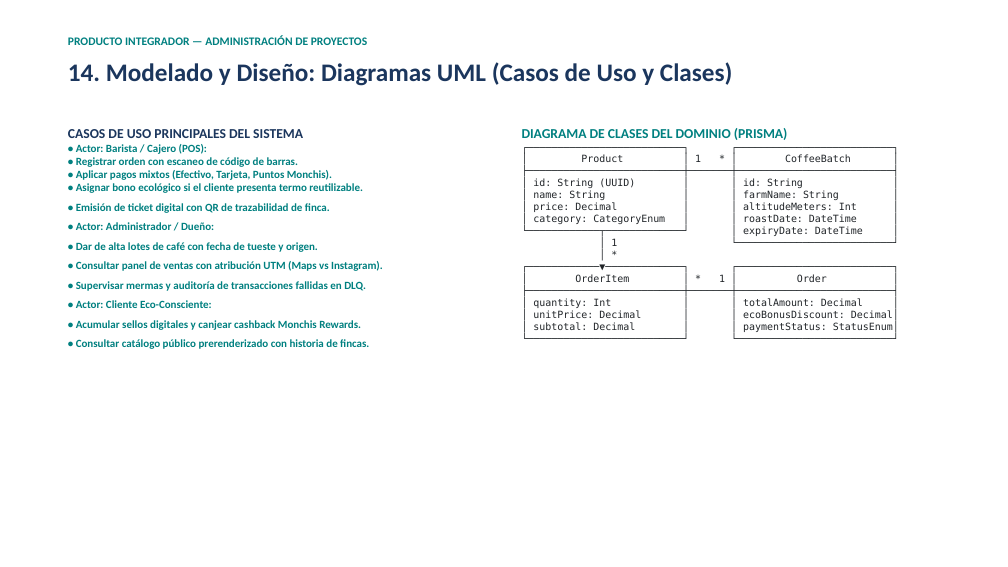
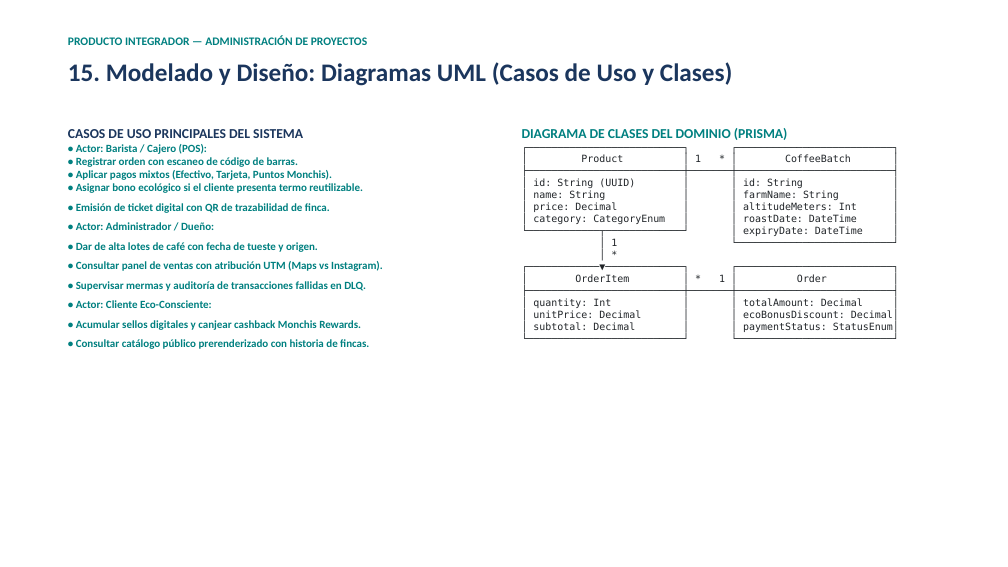
Before and after one commit to ErnestoFM/Proyecto, a slide deck: slide 16 of docs/presentacion/Presentacion_Producto_Integrador_Monchis_Cafe.pptx (slide 15 before the commit). Drawn at 1008x567 pixels with LibreOffice and Linux fonts; fonts in the diff are those of the drawing. Boxes give left, top, right and bottom in pixels: in the first picture for what was removed or moved away, otherwise in the second. Text is boxed around its words. In the diff, an @@ line names an element or a change of style, - is before the commit and + after.

```diff
--- a/docs/presentacion/Presentacion_Producto_Integrador_Monchis_Cafe.pptx
+++ b/docs/presentacion/Presentacion_Producto_Integrador_Monchis_Cafe.pptx
@@ text at <box>68,62,733,86</box>: text changed @@
-14. Modelado y Diseño: Diagramas UML (Casos de Uso y Clases)
+15. Modelado y Diseño: Diagramas UML (Casos de Uso y Clases)
```
Also in this commit, not shown: 3 other slides changed, 1 slide added, 10 other files.
